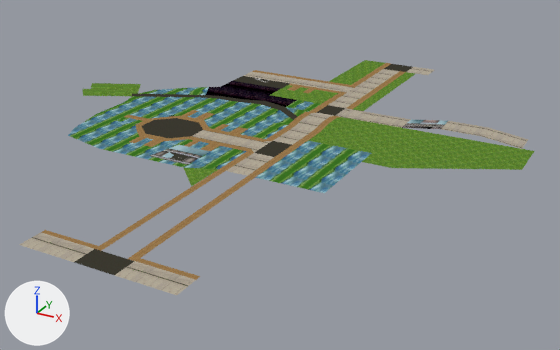
An edit to the glTF model assets/glb/omt/GROUND.glb, drawn before and after from the same camera.
The view is the same before and after, from a camera (50 mm lens) standing at (20774.0, -36575.0, 15656.0) and looking at (1001.0, -624.0, -2319.0). Every picture has the same lights, and +X, +Y and +Z are marked at lower left. The first picture is the older version. Vertices at exactly the same position are counted once.

Before the edit, the objects in view are built like this:
```python
me_ground = bpy.data.meshes.new('GROUND')
me_ground.from_pydata(...)  # 304 vertices, 480 faces; spans x -14036.0..14036.0, y -16852.0..16852.0, z -506.0..566.0
me_ground.materials.append(mat_material_0)
me_ground.materials.append(mat_material_1)
me_ground.materials.append(mat_material_2)
me_ground.materials.append(mat_material_3)
me_ground.materials.append(mat_material_4)
me_ground.materials.append(mat_material_5)
me_ground.materials.append(mat_material_6)
me_ground.materials.append(mat_material_7)
me_ground.materials.append(mat_material_8)
me_ground.materials.append(mat_material_9)
me_ground.materials.append(mat_material_10)
me_ground.materials.append(mat_material_11)
me_ground.materials.append(mat_material_12)
me_ground.materials.append(mat_material_13)
me_ground.materials.append(mat_material_14)
# before: 29 (-1265.0, -6807.0, 3.0) at pixel (183, 167), 30 (464.0, -8555.0, 0.0) at pixel (191, 186), 31 (475.0, -6146.0, 3.0) at pixel (218, 169)
# before: 32 (-13966.0, 531.0, 17.0), 33 (-12051.0, 1452.0, 19.0), 34 (-12119.0, 1799.0, 564.0) at pixel (123, 83), 35 (-14036.0, 884.0, 564.0) at pixel (91, 83), 36 (-11067.0, 1896.0, 19.0) at pixel (137, 93)
# before: 37 (-11077.0, 2296.0, 565.0) at pixel (140, 83), 38 (-13966.0, -131.0, -3.0) at pixel (83, 95), 39 (-11797.0, 527.0, 564.0) at pixel (114, 89), 40 (-12041.0, 756.0, 19.0) at pixel (114, 96), 41 (-13743.0, -359.0, 564.0) at pixel (82, 88)
# before: 42 (-10764.0, 977.0, 566.0) at pixel (131, 89), 43 (-11042.0, 1213.0, 19.0) at pixel (131, 96)
ob_ground = bpy.data.objects.new('GROUND', me_ground)
ob_ground.location = (0.0, 0.0, 0.0)
```
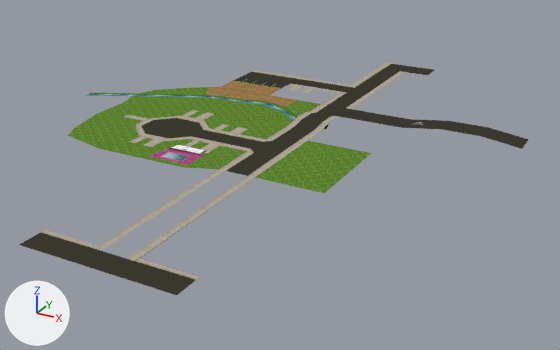
Where the change shows, as pixel boxes (x1, y1, x2, y2) in the pictures (560 x 350 px):
'GROUND', reshaped: before (19, 60, 534, 295); after (19, 63, 529, 295)
part 1 of me_ground, deleted (green): before (271, 60, 534, 170)
part 2 of me_ground, deleted: before (183, 167, 219, 187)
part 3 of me_ground, deleted (green): before (83, 83, 141, 96)
part 4 of me_ground, recoloured: (68, 87, 371, 193) in both
part 5 of me_ground, recoloured: before (132, 93, 297, 120); after (85, 93, 326, 130)
part 6 of me_ground, edited (looks the same): (74, 64, 412, 275) in both
part 7 of me_ground, recoloured: (19, 67, 529, 295) in both
part 8 of me_ground, recoloured: (41, 63, 405, 280) in both
part 9 of me_ground, recoloured (lighter): (206, 81, 297, 107) in both
part 10 of me_ground, recoloured: (150, 145, 210, 165) in both
part 11 of me_ground, recoloured: (170, 152, 189, 161) in both
part 12 of me_ground, recoloured: (233, 76, 291, 89) in both
part 13 of me_ground, recoloured (darker): (402, 119, 448, 129) in both

What changed in the scene script:
```text
Change me_ground:
    used by ob_ground; location = (0.0, 0.0, 0.0)
    verts and faces of me_ground; kept vertices keep their numbers, new ones are numbered from 304
    remove me_ground.from_pydata(...)  # 304 vertices, 480 faces; spans x -14036.0..14036.0, y -16852.0..16852.0, z -506.0..566.0
    add me_ground.from_pydata(...)  # 287 vertices, 444 faces; spans x -13976.0..13376.0, y -16852.0..16852.0, z -506.0..311.0
    me_ground part 1
    10 vertices are removed from x -1270.0..14036.0, y -1738.0..16836.0, z -3.0..0.0
    27 faces are deleted
    me_ground part 2
    add delete_vertices([30])  # with the faces that use them
    me_ground part 3
    add delete_vertices([34, 35, 37, 39, 41, 42])  # with the faces that use them
    me_ground part 4: 97 faces spanning x -11067.0..6456.0, y -6877.0..5804.0, z -352.0..19.0 switch from mat_material_1 to mat_material_0
    me_ground part 5: 40 faces spanning x -13976.0..2160.0, y -131.0..4642.0, z -506.0..19.0 switch from mat_material_2 to mat_material_1
    me_ground part 6: 22 faces spanning x -7009.0..2606.0, y -16852.0..16852.0, z -1.0..4.0 switch from mat_material_3 to mat_material_2
    me_ground part 7: 60 faces spanning x -7177.0..13376.0, y -16852.0..16852.0, z -3.0..311.0 switch from mat_material_4 to mat_material_3
    me_ground part 8: 158 faces spanning x -8967.0..5572.0, y -15598.0..16838.0, z -1.0..163.0 switch from mat_material_5 to mat_material_4
    me_ground part 9: 12 faces spanning x -7778.0..-1248.0, y 3803.0..7423.0, z 1.0..3.0 switch from mat_material_6 to mat_material_5
    me_ground part 10: 9 faces spanning x -3788.0..-1254.0, y -6417.0..-4307.0, z 3.0 switch from mat_material_10 to mat_material_9
    me_ground part 11: 15 faces spanning x -3132.0..-1822.0, y -6147.0..-5453.0, z -208.0..3.0 switch from mat_material_11 to mat_material_10
    me_ground part 12: 8 faces spanning x -7177.0..-3329.0, y 7420.0..8802.0, z 1.0 switch from mat_material_12 to mat_material_11
    me_ground part 13: 2 faces spanning x 6428.0..8755.0, y 4180.0..5798.0, z -3.0..311.0 switch from mat_material_13 to mat_material_12
    remove me_ground.materials.append(mat_material_14)
```
